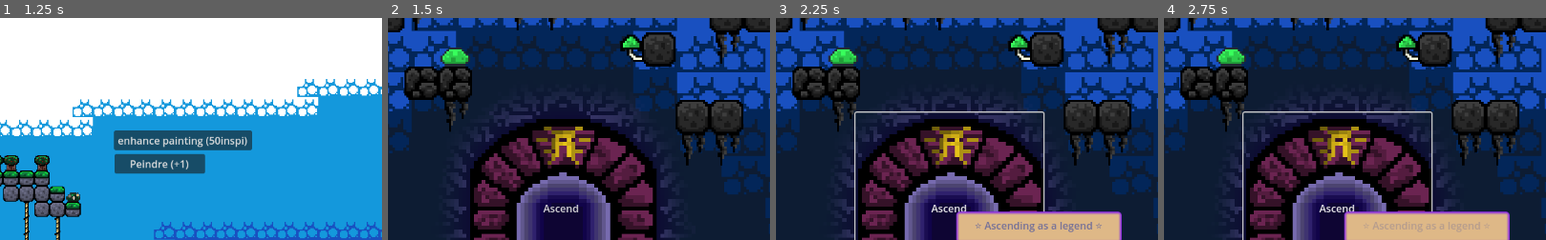
Above: before the commit, frames 1-4 (left to right).
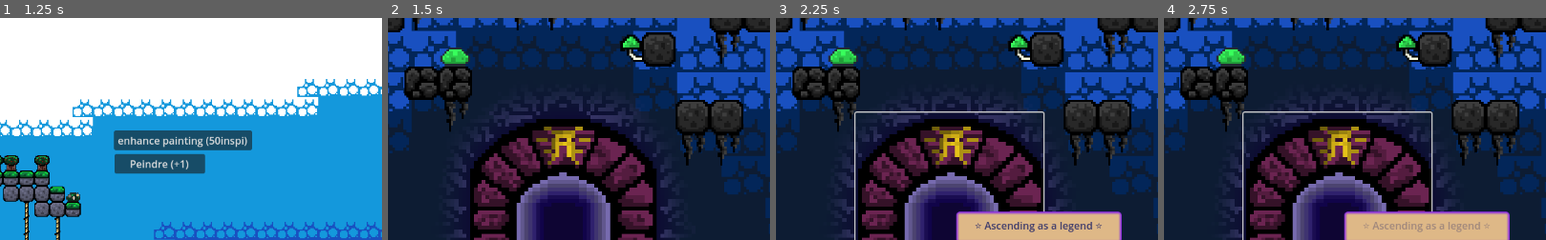
Above: after the commit, the same moments.

Repository: mitoufle/Artdle
Game: Godot game, scene res://Main.tscn
The game is run twice, just before and just after one commit, with the same random seed, the same clock (stepped at 60 frames per second) and the same inputs.
Inputs (mouse positions are % of the whole screen's width and height, from its top left):
- Up to frame 1 (1.25 s): click "Peinture" at 0.5 s
- Up to frame 2 (1.5 s): click "Ascendency" at 1.25 s
- Up to frame 3 (2.25 s): click (51, 57) at 2 s
- Up to frame 4 (2.75 s): no input
The pictures show only the part of the screen within x 28-78%, y 14-64%; the shares and areas given below are measured in that part.

Frame 1 is identical in both runs. In frame 2, 0.2% of the frame differs, in the area x 40-50%, y 84-88%; in frame 3, 0.6%, in the area x 40-86%, y 84-97%; in frame 4, 0.2%.

Commit message:
text change

Diff:
--- a/scripts/CustomTooltips.gd
+++ b/scripts/CustomTooltips.gd
@@ -11,7 +11,7 @@
 var max_width = 300
 var time := 0.0
 var base_text := ""
-var default_color = "#67689B"
+var default_color = "#2B2D69"
 
 func _ready():
 	# Ensure the RichTextLabel exists.
@@ -82,7 +82,6 @@
 			_:
 				# fallback : texte simple
 				temp = base_text
-		print("truc")
 		size = get_combined_minimum_size()
 		rich_text_label.bbcode_text = "[color="+default_color+"]" + temp + "[/color]"
 
--- a/views/AscendancyView.tscn
+++ b/views/AscendancyView.tscn
@@ -23,7 +23,6 @@
 offset_right = -444.0
 offset_bottom = -148.0
 theme_type_variation = &"FlatButton"
-text = "Ascend"
 tooltip_scene_path = ExtResource("3_ynd41")
 custom_tooltip_text = "⭐ Ascending as a legend ⭐"
 tooltype_style = "pulse"
--- a/views/PaintingView.tscn
+++ b/views/PaintingView.tscn
@@ -59,8 +59,8 @@
 script = ExtResource("3_hf5x0")
 tooltip_scene_path = ExtResource("4_kfhel")
 custom_tooltip_text = "Build the workshop
-10 Inspiration"
-tooltype_style = "wave"
+[color=yellow]10 Inspiration[/color]"
+tooltype_style = "shake"
 metadata/_custom_type_script = "uid://dvjf8nckqigms"
 
 [connection signal="mouse_entered" from="BtnBuildWorkshop" to="BtnBuildWorkshop" method="_on_mouse_entered"]
